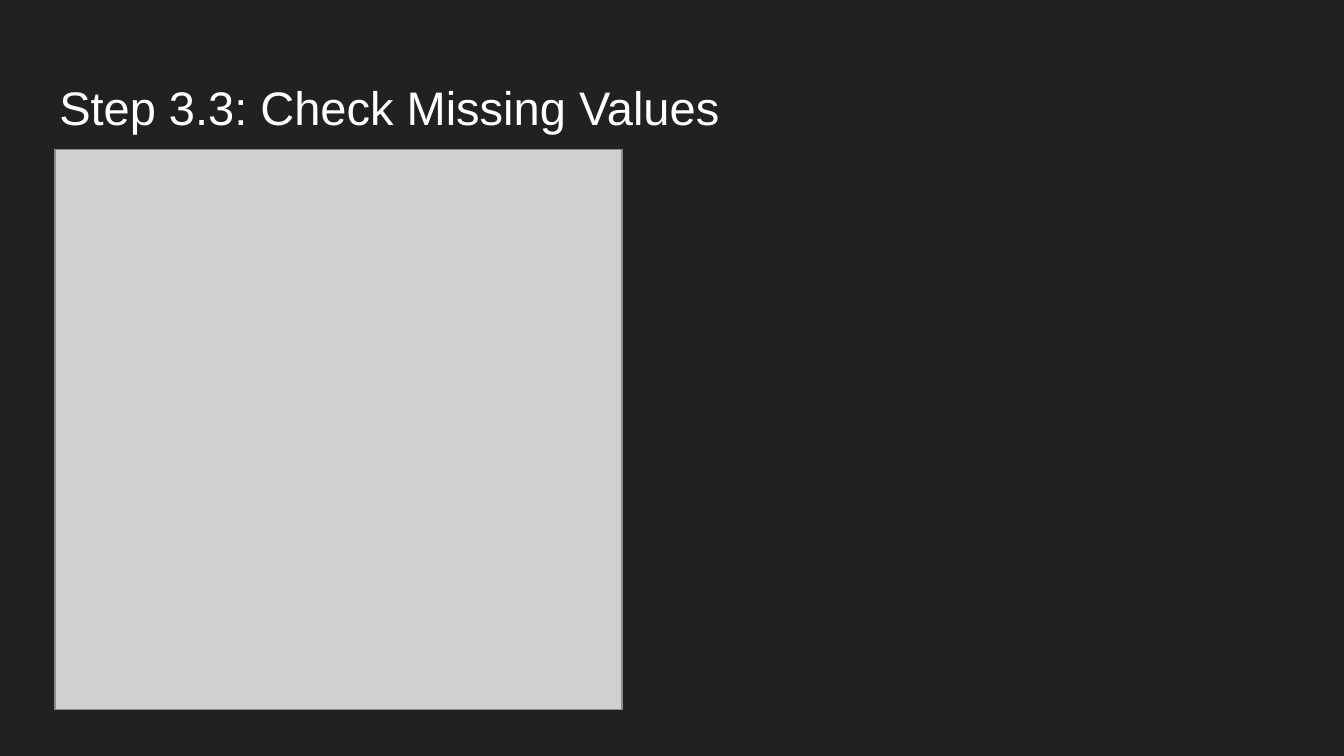
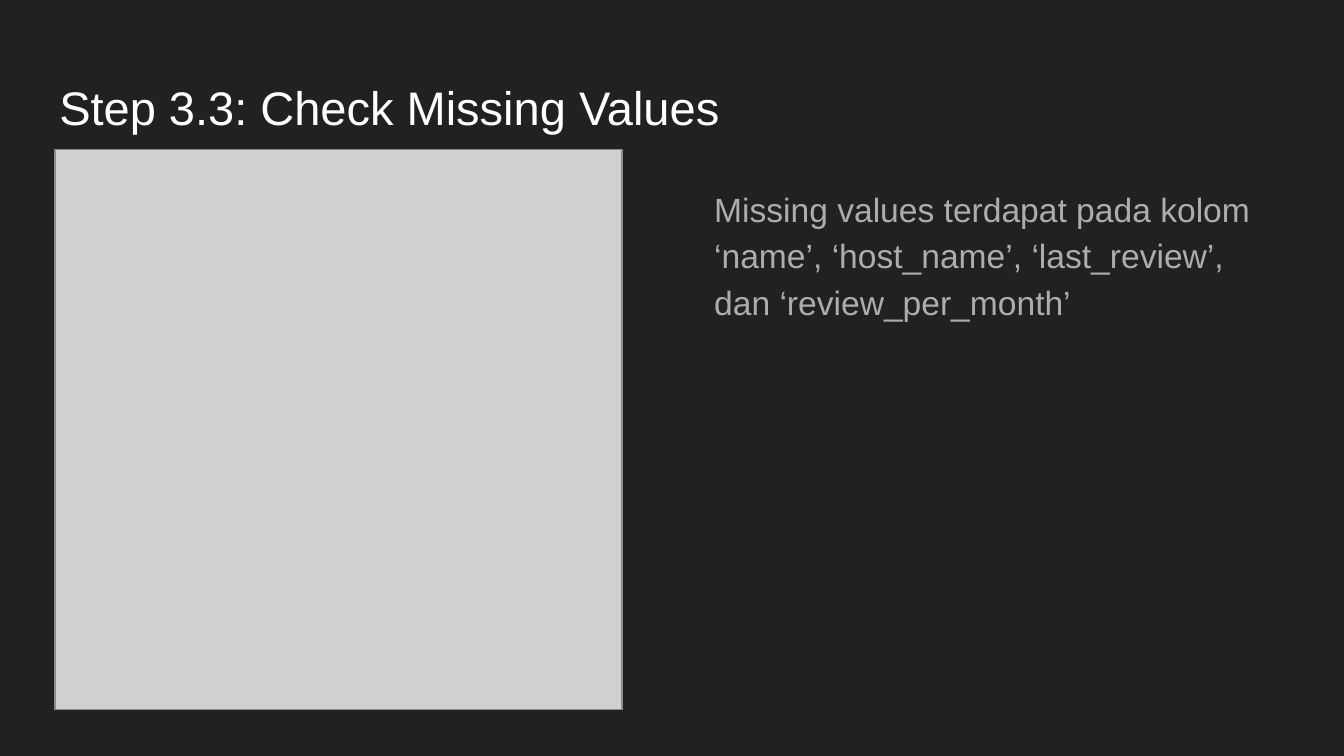
Before and after one commit to javanese-programmer/intemediate-python-b6, a slide deck: slide 7 of Final Project/Final Project - Intermediate Python AI Mentorship.pptx (slide 6 before the commit). Drawn at 1344x756 pixels with LibreOffice and Linux fonts; fonts in the diff are those of the drawing; grey boxes stand for pictures. Boxes give left, top, right and bottom in pixels: in the first picture for what was removed or moved away, otherwise in the second. Text is boxed around its words. In the diff, an @@ line names an element or a change of style, - is before the commit and + after.

```diff
--- a/Final Project/Final Project - Intermediate Python AI Mentorship.pptx
+++ b/Final Project/Final Project - Intermediate Python AI Mentorship.pptx
@@ text added at [714,197,1250,321], 18 pt, text #ADADAD @@
+Missing values terdapat pada kolom ‘name’, ‘host_name’, ‘last_review’, dan ‘review_per_month’
```
Also in this commit, not shown: 5 other slides changed, 8 slides added, 2 slides removed, 1 other file.
